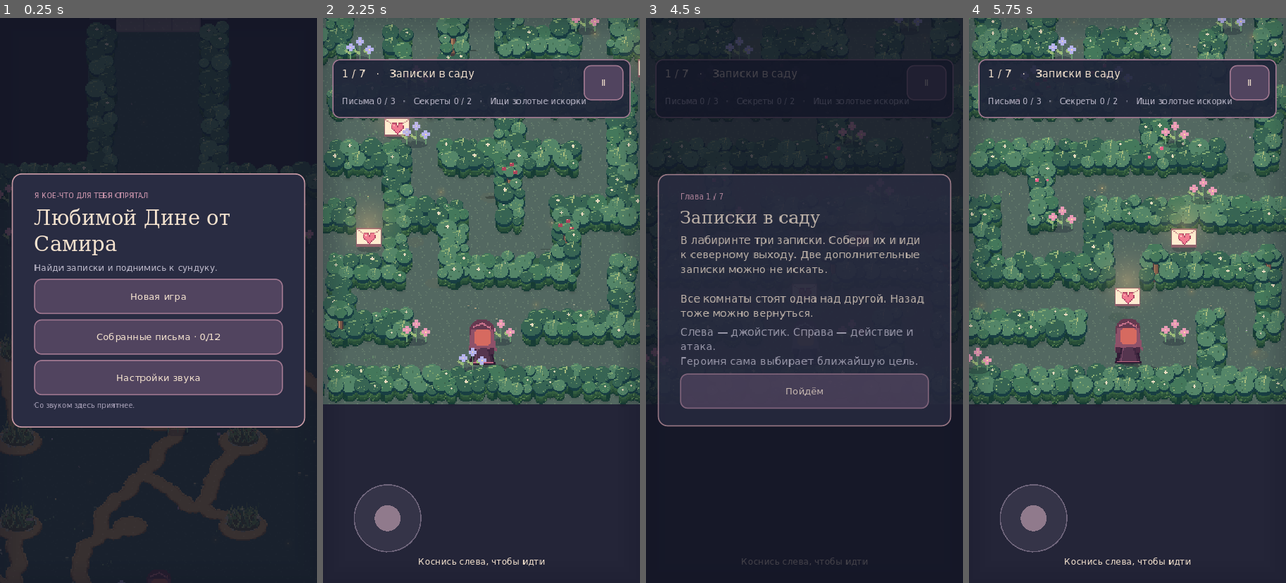
Above: before the commit, frames 1-4 (left to right).
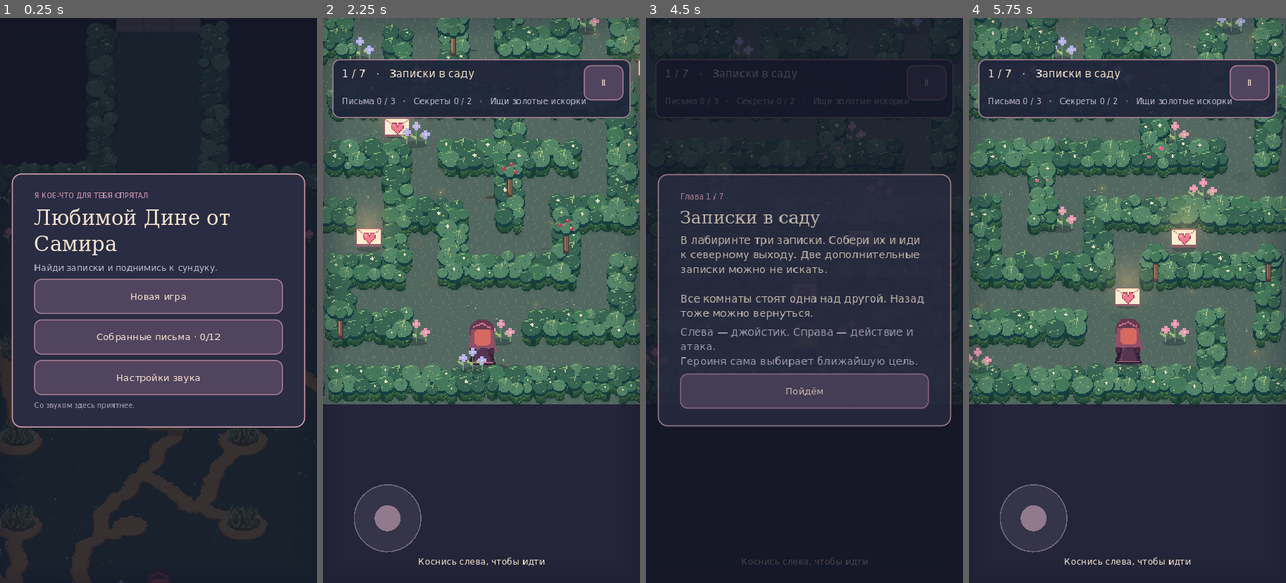
Above: after the commit, the same moments.

Repository: NQUAREx/dina-lovely
Game: Godot game, scene res://main.tscn
Same seed, same stepped clock (60 frames per second), same inputs: the game is played once before the commit and once after it.
Inputs:
- Up to frame 1 (0.25 s): no input
- Up to frame 2 (2.25 s): click "Новая игра" at 0.5 s; click "Ⅱ" at 1.25 s; click "Пойдём" at 2 s
- Up to frame 3 (4.5 s): click "Ⅱ" at 2.75 s; click "Новая игра" at 3.5 s; click "Начать новую историю" at 4.25 s
- Up to frame 4 (5.75 s): click "Пойдём" at 5 s

The runs differ from the first frame. In frame 1, less than 0.1% of the frame differs, in the area x 0-77%, y 5-32%; in frame 2, 1.5%, in the area x 0-100%, y 0-68%; in frame 3, less than 0.1%; in frame 4, 1.5%.

Commit message:
Stabilize hedge painter order and pixel alignment during camera movement

Diff:
--- a/scripts/game.gd
+++ b/scripts/game.gd
@@ -1325,7 +1325,7 @@
 		box.add_child(button(tx("menu_action"), show_menu))
 
 func screen(pos: Vector2) -> Vector2:
-	return (pos-camera+get_viewport_rect().size/2+shake_offset).round()
+	return pos+(get_viewport_rect().size/2-camera+shake_offset).round()
 
 func draw_sprite(name: String, pos: Vector2, color: Color = Color.WHITE, scale_factor: float = 1.0) -> void:
 	var id := int(sprites.get(name,0))
@@ -1459,7 +1459,7 @@
 			var pos:=screen(crown.base+crown.offset)
 			draw_texture_rect(glow,Rect2(pos-Vector2(r+8,r*.85),Vector2(r*2+16,r*1.8+8)),false,Color(0,0,0,.65))
 		draw_hedge_body(Rect2(camera-view/2-Vector2(48,96),view+Vector2(96,192)))
-		for index in visible_crowns:draw_leaf_crown(index)
+		if not hedge_field.foreground(player):draw_hedge_canopy(visible_crowns)
 
 	renderables.sort_custom(func(a,b):
 		if a.pos.y==b.pos.y:
@@ -1468,6 +1468,7 @@
 			return a.pos.x<b.pos.x
 		return a.pos.y<b.pos.y)
 	for item in renderables:
+		if item.get("integrated_tree",false):continue
 		var p := screen(item.pos)
 		var kind: String = "tree" if item.kind=="tree_apples" and item.id in save_data.eaten else item.kind
 		if kind=="player":
@@ -1483,6 +1484,7 @@
 				var angle := aim.angle()
 				draw_arc(p+Vector2(0,-20),88,angle-1.1,angle+1.1,22,Color(1,.84,.75,attack_flash/.19),7)
 				draw_arc(p+Vector2(0,-20),101,angle-.8,angle+.8,18,Color(1,.65,.79,attack_flash/.19),3)
+			if hedge_field!=null and hedge_field.foreground(player):draw_hedge_canopy(visible_crowns)
 		elif item.has("enemy"):
 			var enemy: Dictionary = item.enemy
 			if enemy.state=="warn":
@@ -1547,12 +1549,6 @@
 			elif kind=="accessory":draw_sprite("accessory_"+str(item.accessory),p+Vector2(0,sin(time*2)*2))
 			elif kind=="note": draw_sprite(kind,p+Vector2(0,sin(time*2+item.pos.x)*4+25*(1-clampf((time-float(item.get("rise_start",time-1)))/.45,0,1))))
 			else: draw_sprite(kind,p)
-			if item.get("integrated_tree",false) and hedge_field!=null:
-				var roots:Array[int]=[]
-				for index in hedge_field.near_ids(item.pos,32):
-					var node:Dictionary=hedge_field.crowns[index]
-					if node.base.distance_to(item.pos)<34 and node.base.y>=item.pos.y-5:roots.append(index)
-				for index in roots:draw_leaf_crown(index)
 			if kind.begins_with("rack_") and item.id not in save_data.weapons_taken and item.pos.distance_to(player)<95:
 				draw_string(body_font,p+Vector2(-25,-75),{"rpg":tx("weapon_rpg"),"rifle":tx("weapon_rifle"),"sword":tx("weapon_sword")}[item.id],HORIZONTAL_ALIGNMENT_LEFT,-1,14,CREAM)
 			if level==6 and kind=="stone" and not item.id.is_empty(): symbol(item.id,p+Vector2(0,-42),Color("ffe4ad") if item.id in puzzle else Color("b5a3bb"))
@@ -1560,9 +1556,13 @@
 				var open: bool = door_is_open(str(item.id))
 				draw_texture_rect(glow,Rect2(p-Vector2(65,110),Vector2(130,150)),false,Color(.9,1,.9,1 if open else .2))
 				if not open and kind!="doorway": draw_line(p+Vector2(-18,-36),p+Vector2(18,-36),Color("ab839a"),4)
-	if hedge_field!=null and hedge_field.foreground(player):
-		for index in visible_crowns:
-			if hedge_field.crowns[index].base.distance_to(player)<100:draw_leaf_crown(index)
+	# Each crown has one fixed place in the painter order. Never redraw a local subset.
+	# Trees remain above the canopy regardless of the heroine's wall-side classification.
+	for item in renderables:
+		if not item.get("integrated_tree",false):continue
+		var p:=screen(item.pos)
+		if available(item) and item.pos.distance_to(player)<95:draw_pickup_outline(item.kind,p+Vector2(0,10),.75)
+		draw_sprite(item.kind,p)
 
 	# Batched radial textures approximate soft warm light without expensive real-time lights.
 	for item in renderables:
@@ -2622,10 +2622,17 @@
 		food_heart_clock+=.3;food_hearts_left-=1
 		particles.append({"pos":player+Vector2(randf_range(-5,5),-48),"vel":Vector2(randf_range(-4,4),-23),"life":1.8,"color":Color("ef436b"),"heart":true})
 
+func draw_hedge_canopy(indices: PackedInt32Array) -> void:
+	# Quantize the camera once, not each overlapping crown independently.
+	# Relative crown positions remain constant while the camera moves.
+	draw_set_transform((get_viewport_rect().size/2-camera+shake_offset).round())
+	for index in indices:draw_leaf_crown(index)
+	draw_set_transform(Vector2.ZERO)
+
 func draw_leaf_crown(index: int) -> void:
 	var node:Dictionary=hedge_field.crowns[index]
-	var radius:float=node.radius*1.48*(1-node.press*.07)
-	var centre:=screen(node.base+node.offset)-Vector2(0,HEDGE_LIFT)
+	var radius:float=roundf(node.radius*1.48*(1-node.press*.07))
+	var centre:Vector2=(node.base+node.offset).round()-Vector2(0,HEDGE_LIFT)
 	var berry:bool=not str(node.berry).is_empty() and node.berry not in save_data.eaten
 	var texture_name:="crown_berry_" if berry else "crown_leaf_"
 	texture_name+=str(node.variant)
--- /dev/null
+++ b/tests/hedge_camera_stability.gd
@@ -0,0 +1,34 @@
+extends SceneTree
+## Rendering regression: moving the camera cannot change overlapping crown order or spacing.
+class CanopyView extends "res://scripts/game.gd":
+	func _draw() -> void:
+		if hedge_field==null:return
+		draw_hedge_canopy(hedge_field.visible_ids(Rect2(Vector2.ZERO,Vector2(10000,10000))))
+
+func _initialize() -> void:call_deferred("run")
+
+func capture(game: Node2D, camera_position: Vector2) -> Image:
+	game.camera=camera_position
+	game.queue_redraw()
+	await process_frame
+	await process_frame
+	await RenderingServer.frame_post_draw
+	return root.get_texture().get_image()
+
+func run() -> void:
+	var game:=CanopyView.new()
+	root.add_child(game)
+	await process_frame
+	game.new_game();game.clear_modal();game.sound_on=false
+	game.save_data.seed=541;game.build_level(0);game.set_process(false)
+	for child in game.get_children():
+		if child is CanvasLayer:child.hide()
+	var origin:=Vector2(600.1,700.1)
+	var a:Image=await capture(game,origin)
+	var b:Image=await capture(game,origin+Vector2(.2,.2))
+	assert(a.get_data()==b.get_data(),"Fractional camera movement changed relative crown pixels")
+	var c:Image=await capture(game,origin+Vector2(1,0))
+	var size:=a.get_size()-Vector2i(20,20)
+	assert(a.get_region(Rect2i(Vector2i(11,10),size)).get_data()==c.get_region(Rect2i(Vector2i(10,10),size)).get_data(),"Camera translation changed crown overlap")
+	print("PASS canopy pixels and overlap remain identical across fractional and integer camera movement")
+	quit()
Not shown, added: tests/hedge_camera_stability.gd.uid
Not shown, removed: docs/game.693f95ef657f.pck
Not shown, added: docs/game.b7d7b5b59d3a.pck
Not shown, changed: docs/index.pck
